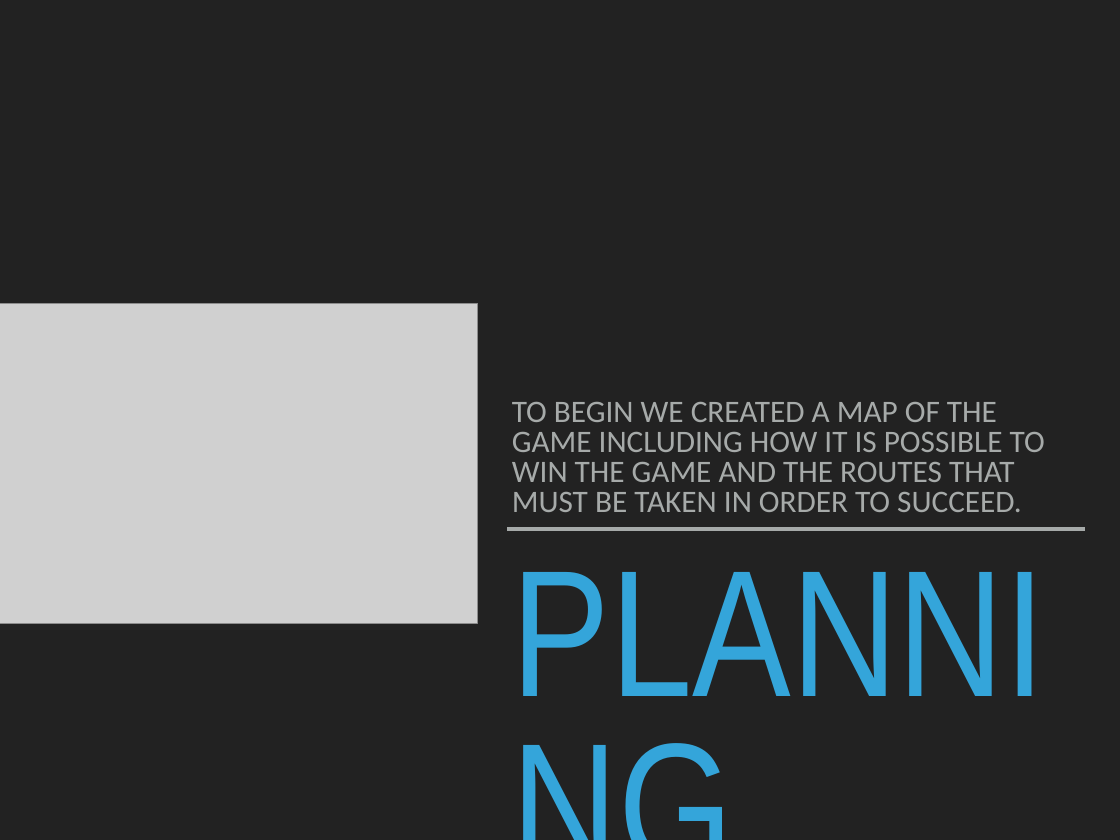
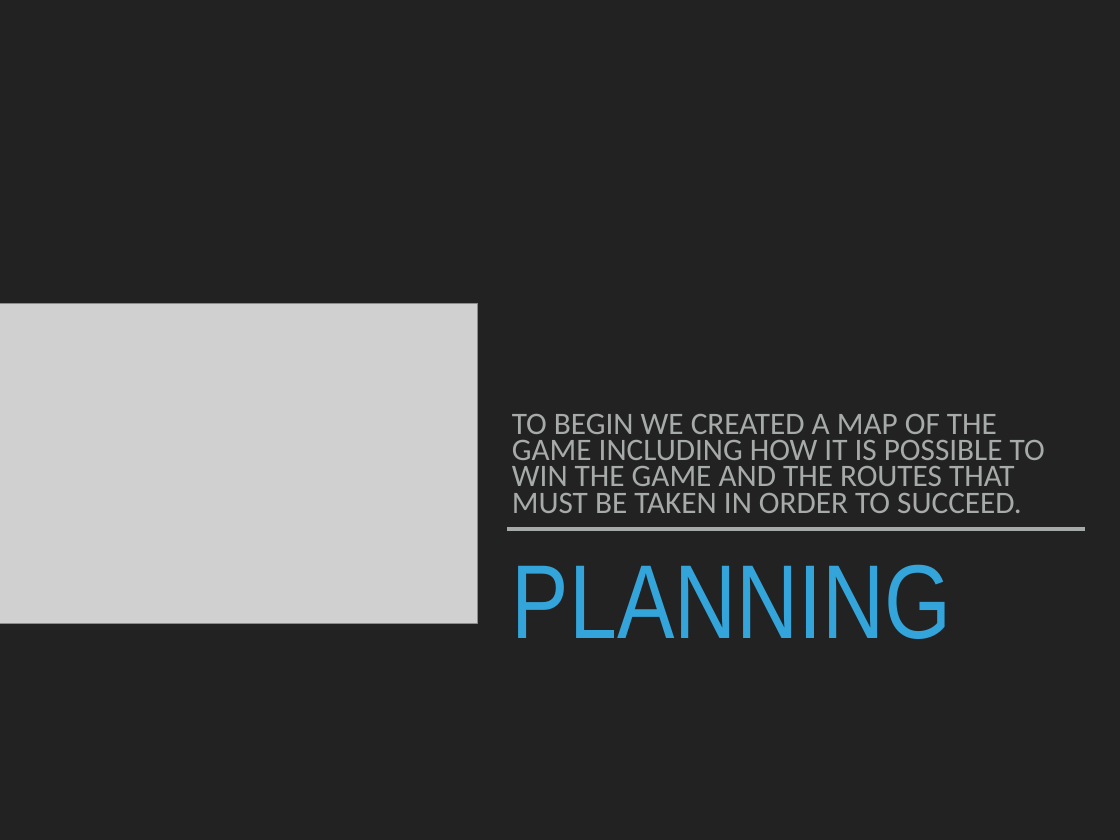
Before and after one commit to hodgyj/Game, a slide deck: slide 2 of Misadventure.pptx. Drawn at 1120x840 pixels with LibreOffice and Linux fonts; fonts in the diff are those of the drawing; grey boxes stand for pictures. Boxes give left, top, right and bottom in pixels: in the first picture for what was removed or moved away, otherwise in the second. Text is boxed around its words. In the diff, an @@ line names an element or a change of style, - is before the commit and + after.

```diff
--- a/Misadventure.pptx
+++ b/Misadventure.pptx
@@ text "TO BEGIN WE CREATED A ..." at [512,414,1045,513]: line spacing 0.8 to 0.7 @@
@@ title "PLANNING" at [512,564,952,639]: size 164.9 to 96 pt @@
```
Also in this commit, not shown: 4 other slides changed.
